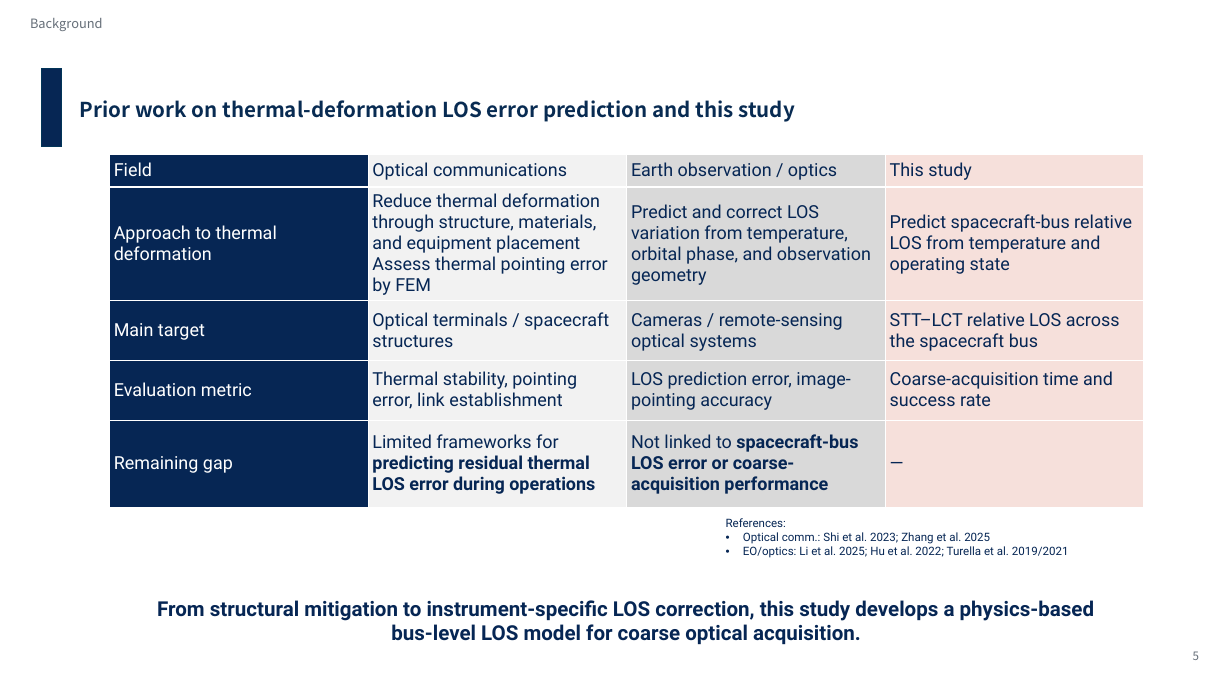
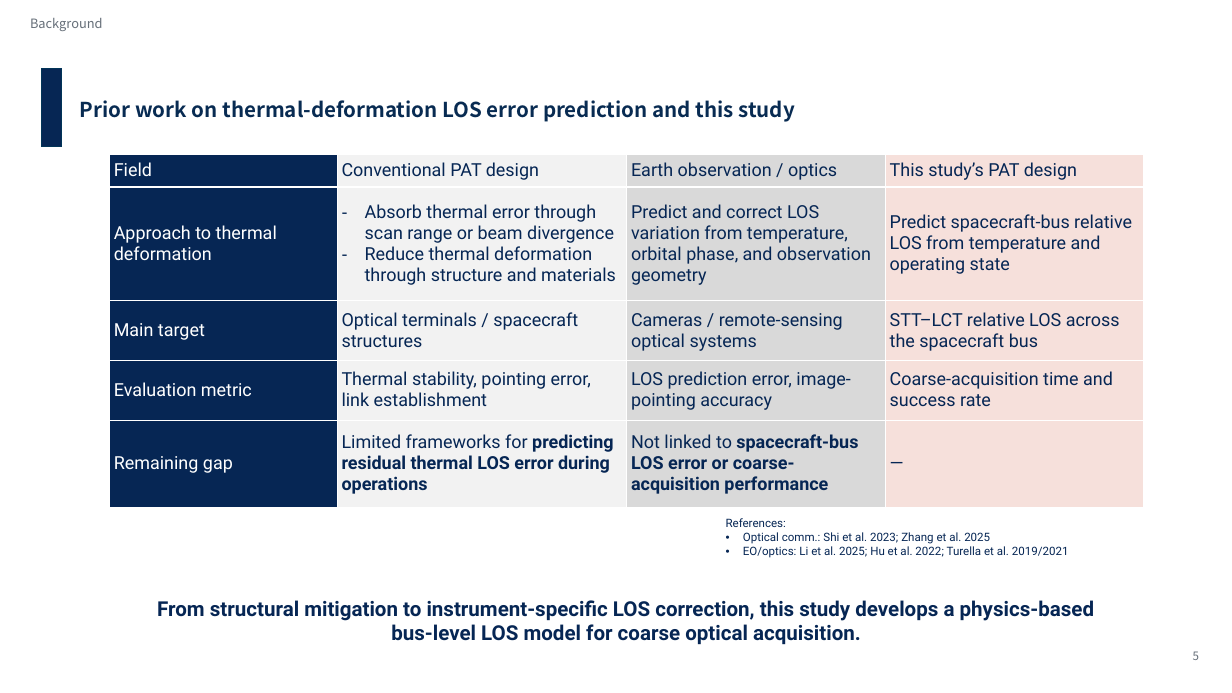
Before and after one commit to Hideki-1029/thermal-deformation-optcomm, a slide deck: slide 5 of papers/ICSO/slides/en_ICSO2026_slides_takamoto.pptx. Drawn at 1232x693 pixels with LibreOffice and Linux fonts; fonts in the diff are those of the drawing; background and template pictures are left out. Boxes give left, top, right and bottom in pixels: in the first picture for what was removed or moved away, otherwise in the second. Text is boxed around its words. In the diff, an @@ line names an element or a change of style, - is before the commit and + after.

```diff
--- a/papers/ICSO/slides/en_ICSO2026_slides_takamoto.pptx
+++ b/papers/ICSO/slides/en_ICSO2026_slides_takamoto.pptx
@@ table at (x1=109, y1=154, x2=1144, y2=507) @@
-row 1, column 2: Optical communications
+row 1, column 2: Conventional PAT design
-row 1, column 4: This study
+row 1, column 4: This study’s PAT design
-row 2, column 2: Reduce thermal deformation through structure, materials, and equipment placement Assess thermal pointing error by FEM
+row 2, column 2: Absorb thermal error through scan range or beam divergence / Reduce thermal deformation through structure and materials
```
Also in this commit, not shown: 8 other slides changed, 2 other files.
